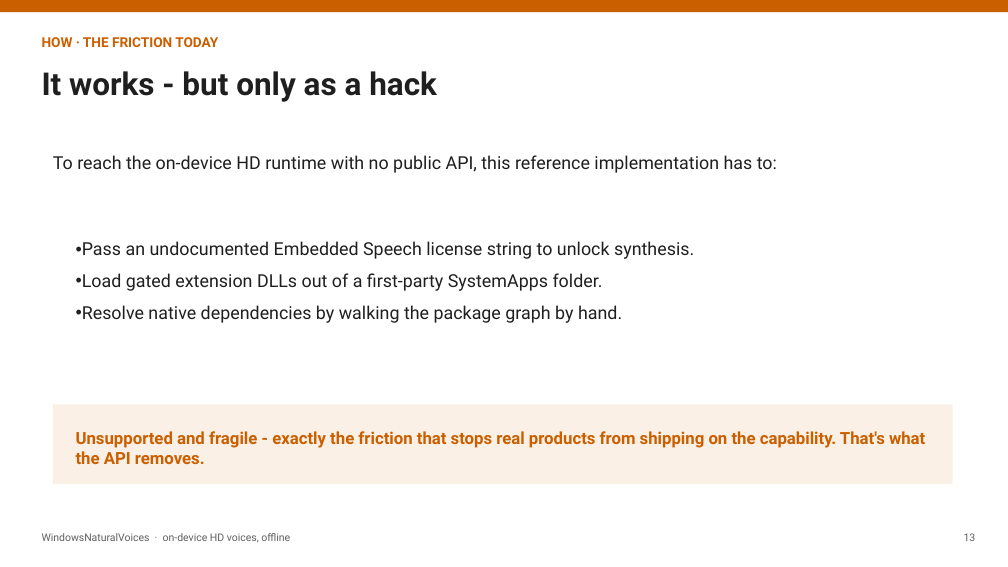
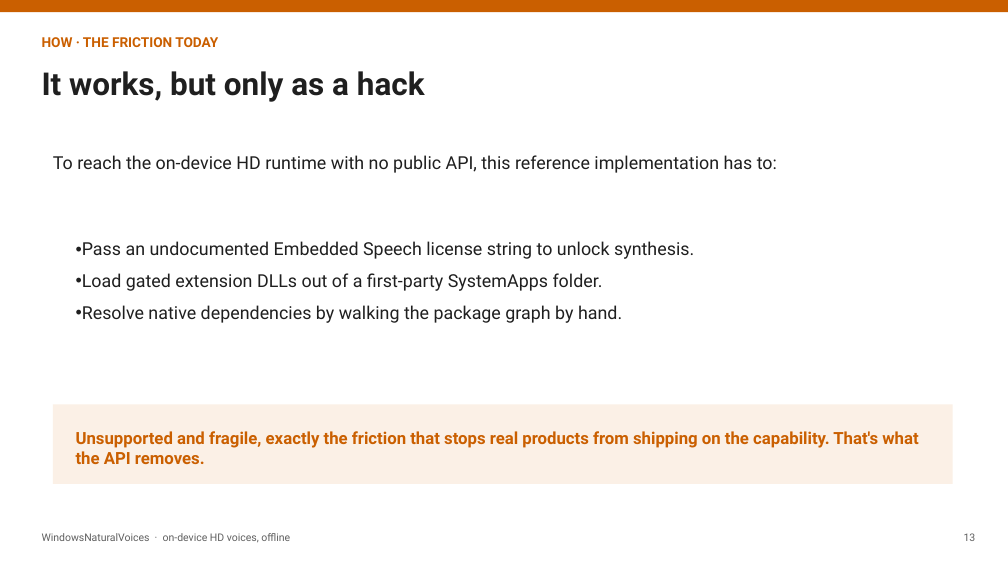
Before and after one commit to aclinick/claros, a slide deck: slide 13 of docs/pitch/live-voiceover.pptx. Drawn at 1008x567 pixels with LibreOffice and Linux fonts; fonts in the diff are those of the drawing. Boxes give left, top, right and bottom in pixels: in the first picture for what was removed or moved away, otherwise in the second. Text is boxed around its words. In the diff, an @@ line names an element or a change of style, - is before the commit and + after.

```diff
--- a/docs/pitch/live-voiceover.pptx
+++ b/docs/pitch/live-voiceover.pptx
@@ text at [42,71,425,102]: text changed @@
-It works - but only as a hack
+It works, but only as a hack
@@ text at [76,431,918,464]: text changed @@
-Unsupported and fragile - exactly the friction that stops real products from shipping on the capability. That's what the API removes.
+Unsupported and fragile, exactly the friction that stops real products from shipping on the capability. That's what the API removes.
```
Also in this commit, not shown: 13 other slides changed, 10 other files.
